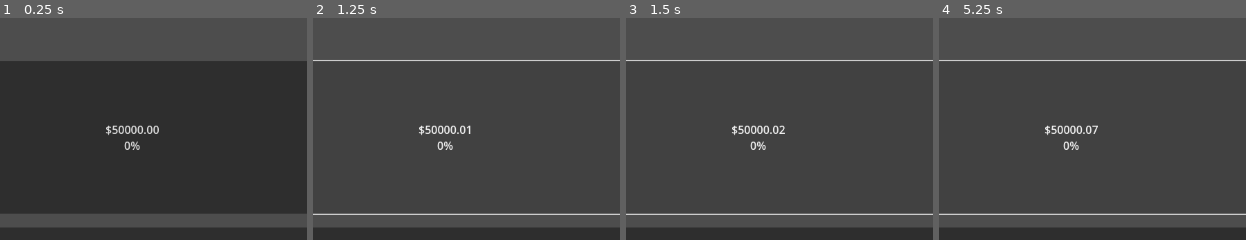
Above: before the commit, frames 1-4 (left to right).
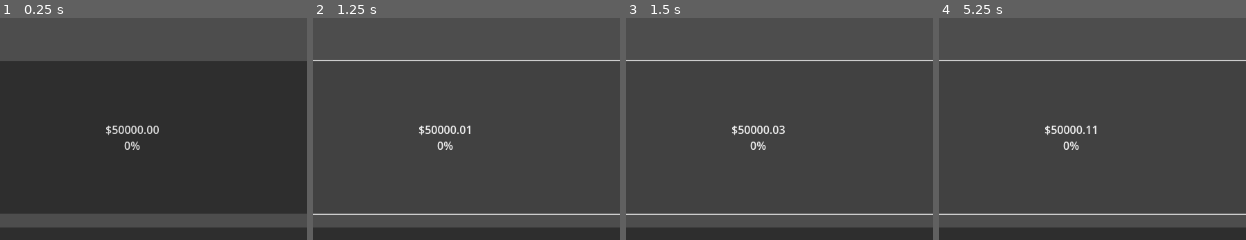
Above: after the commit, the same moments.

Repository: theepicb/MtgGame
Game: Godot game, scene res://main.tscn
Same seed, same stepped clock (60 frames per second), same inputs: the game is played once before the commit and once after it.
Inputs:
- Up to frame 1 (0.25 s): no input
- Up to frame 2 (1.25 s): click "$50000.00 0%" at 0.5 s
- Up to frame 3 (1.5 s): click "$50000.01 0%" at 1.25 s
- Up to frame 4 (5.25 s): click "$50000.02 0%" (after the commit: "$50000.03 0%") at 2 s; click "$50000.03 0%" (after the commit: "$50000.05 0%") at 2.75 s; click "$50000.04 0%" (after the commit: "$50000.06 0%") at 3.5 s; click "$50000.05 0%" (after the commit: "$50000.08 0%") at 4.25 s; click "$50000.06 0%" (after the commit: "$50000.09 0%") at 5 s
The pictures show only the part of the screen within x 43-93%, y 3-53%; the shares and areas given below are measured in that part.

Frames 1-2 are identical in both runs. In frame 3, less than 0.1% of the frame differs, in the area x 49-52%, y 49-53%; in frame 4, 0.1%, in the area x 47-52%, y 48-53%.

Commit message:
added new critical click + upgrade changes and bug fixes
-added functionality to do critical clicks, not implemented yet will add when reworking functions

-adjusted wilds of eldraine draft booster upgrades, set boosters are no longer unlocked as part of draft upgrade progression. new upgrade gives slight chance of opening a anime or confetti foil out of draft boosters

-fixed a bug where the scroller wouldnt reset between wilds of eldraine draft booster openings

Diff:
--- a/achievements.gd
+++ b/achievements.gd
@@ -57,14 +57,12 @@
 		"woe_draft":
 			match ID:
 				0:
-					upgrade_manager.generateNewUpgrade(upgrade_manager.packUpgrades.get("PL0"))
+					upgrade_manager.generateNewUpgrade(upgrade_manager.openingUpgradesWoe.get("woe_d0"))
 				1:
-					upgrade_manager.generateNewUpgrade(upgrade_manager.openingUpgradesWoe.get("woe_d0"))
+					upgrade_manager.generateNewUpgrade(upgrade_manager.openingUpgradesWoe.get("woe_d1"))
 				2:
-					upgrade_manager.generateNewUpgrade(upgrade_manager.openingUpgradesWoe.get("woe_d1"))
+					upgrade_manager.generateNewUpgrade(upgrade_manager.openingUpgradesWoe.get("woe_d2"))
 				3:
-					upgrade_manager.generateNewUpgrade(upgrade_manager.openingUpgradesWoe.get("woe_d2"))
-				4:
 					upgrade_manager.generateNewUpgrade(upgrade_manager.openingUpgradesWoe.get("woe_d3"))
 		"woe_set":
 			match ID:
--- a/main.gd
+++ b/main.gd
@@ -30,6 +30,8 @@
 			"combo_wait_time": $Money_Clicker.combo_wait_time,
 			"money_per_second": $Money_Clicker.money_per_second,
 			"money_multiplier": $Money_Clicker.money_multiplier,
+			"money_crit_chance": $Money_Clicker.crit_chance,
+			"money_crit_mult": $Money_Clicker.crit_multi,
 		},
 		"Player": Player.returnDictionary(),
 		"Upgrades": {
@@ -82,6 +84,8 @@
 	$Money_Clicker.combo_wait_time = data["Money_Clicker"].get("combo_wait_time", 1)
 	$Money_Clicker.money_per_second = data["Money_Clicker"].get("money_per_second", 0)
 	$Money_Clicker.money_multiplier = data["Money_Clicker"].get("money_multiplier", 1)
+	$Money_Clicker.crit_chance = data["Money_Clicker"].get("crit_chance", 0)
+	$Money_Clicker.crit_multi = data["Money_Clicker"].get("crit_multi", 1)
 	$Pack_Data.setDictionary(data["PackData"])
 	pass
 
--- a/money_clicker.gd
+++ b/money_clicker.gd
@@ -5,6 +5,9 @@
 
 var combo_wait_time = 1;
 var combo = 0;
+
+var crit_chance = 0
+var crit_multi = 1.5
 
 var doubler = 0;
 
@@ -50,7 +53,10 @@
 	if rhysticUpgrade && $"../Pack_Data".getLuck() >= 80:
 		$"../Pack_Clicker"._pressed()
 	combo_timer.stop();
-	Player.money += (money_per_click * (1 + float(combo) / 1000)) * money_multiplier;
+	if randf_range(0, 100) >= crit_chance:
+		Player.money += (money_per_click * (1 + float(combo) / 1000)) * (money_multiplier * crit_multi);
+	else:
+		Player.money += (money_per_click * (1 + float(combo) / 1000)) * money_multiplier;
 	combo += 1;
 	combo_timer.start();
 	updateText();
--- a/upgrade_data.gd
+++ b/upgrade_data.gd
@@ -164,7 +164,7 @@
 		"increases your odds with wilds of eldraine draft packs slightly",
 		10,
 		func ():
-			$"../../Pack_Data/Woe_data".draft_luck += 0.01
+			$"../../Pack_Data/Woe_data".draft_luck += 0.02
 			print($"../../Pack_Data/Woe_data".draft_luck)
 			return true
 ],
@@ -173,7 +173,7 @@
 		"increases your odds with wilds of eldraine draft packs even more",
 		25,
 		func ():
-			$"../../Pack_Data/Woe_data".draft_luck += 0.01
+			$"../../Pack_Data/Woe_data".draft_luck += 0.02
 			print($"../../Pack_Data/Woe_data".draft_luck)
 			return true
 ],
@@ -189,12 +189,20 @@
 "woe_d3": [
 	"woe_d3",
 	"decreases price of wilds of eldraine draft packs by $1.50 and increases your luck further",
-	70,
+	65,
 	func ():
 		for pack in PackManager.instance.packs:
 			if pack.id == "woe_draft":
 				pack.price -= 1.5
 		$"../../Pack_Data/Woe_data".draft_luck += 0.02
+		return true
+],
+"woe_d4": [
+	"woe_d4",
+	"adds a slight chance to get anime cards or confetti foils at the end of the pack",
+	120,
+	func ():
+		$"../../Pack_Data/Woe_data".draft_conf_luck += 1;
 		return true
 ],
 "woe_s0": [
@@ -276,7 +284,7 @@
 ],
 "PM1": [
 	"PM1",
-	"slightly increases your pack progress per click",
+	"increases your max progression for the pack clicker",
 	7.5,
 	func ():
 		$"../../Pack_Clicker".maxCompletion += 10
--- a/woe_data.gd
+++ b/woe_data.gd
@@ -15,6 +15,7 @@
 var extendedMythic = [325, 330, 336, 350, 354, 360, 363, 366]
 
 var draft_luck = 1
+var draft_conf_luck = 0
 var set_luck = 1
 var set_bonus_foil = 0
 var collector_luck = 1;
@@ -23,6 +24,7 @@
 func returnDictionary () -> Dictionary:
 	var dictionary = {}
 	dictionary["draft"] = draft_luck
+	dictionary["draft_con"] = draft_conf_luck
 	dictionary["set"] = set_luck
 	dictionary["collector"] = collector_luck
 	dictionary["set_bonus_foil"] = set_bonus_foil
@@ -35,6 +37,7 @@
 	collector_luck = dict.get("collector", 1)
 	confetti_luck = dict.get("confetti", 1)
 	set_bonus_foil = dict.get("set_bonus_foil", 0)
+	draft_conf_luck = dict.get("draft_con", 0)
 	pass
 
 func _ready() -> void:
@@ -70,18 +73,28 @@
 	$Wot_data.grabETCardDraft(counter, 0, false)
 	counter += 1
 
+	var confetti = false
+	if (randf_range(0, 100) <= draft_conf_luck + Player.luck + draft_luck && draft_conf_luck > 0):
+		confetti = true
+
 	if ($"..".getLuck() >= 84 - draft_luck):
-		grabCard(mythic, 0, $"..".getPosition(counter).x, $"..".getPosition(counter).y, true)
-	else:
-		grabCard(rare, 0, $"..".getPosition(counter).x, $"..".getPosition(counter).y, true)
-
+		grabCard(mythic, 0, $"..".getPosition(counter).x, $"..".getPosition(counter).y, !confetti)
+	else:
+		grabCard(rare, 0, $"..".getPosition(counter).x, $"..".getPosition(counter).y, !confetti)
+
+	if confetti:
+		var arr = getRarityByWeight(["rare", "mythic", "animeRare", "animeMythic", "confettiRare", "confettiMythic"], [49.8, 6.6, 2.2, 3.4, 1.1 + draft_luck + Player.luck, 1.7 + draft_luck + Player.luck])
+		if (arr == "confettiRare" || arr == "confettiMythic"):
+			$Wot_data.getWithRarity(arr, 3, counter, true)
+		else:
+			$Wot_data.getWithRarity(arr, getRarityByWeight([0, 1], [90, 10 + Player.luck + draft_luck]), counter, true)
 	await HttpData.Finished
 	while HttpData.get_child_count() > 0:
 			print("waiting", HttpData.get_child_count())
 			await get_tree().process_frame
 
 	var levelLabel = get_node("/root/Main/CanvasLayer/VScrollBar_PackOpening")
-	levelLabel.showBar()
+	levelLabel.startShowBar()
 
 	print("Inventory ", Player.IDInventory)
 	$"..".drawBackButton();
